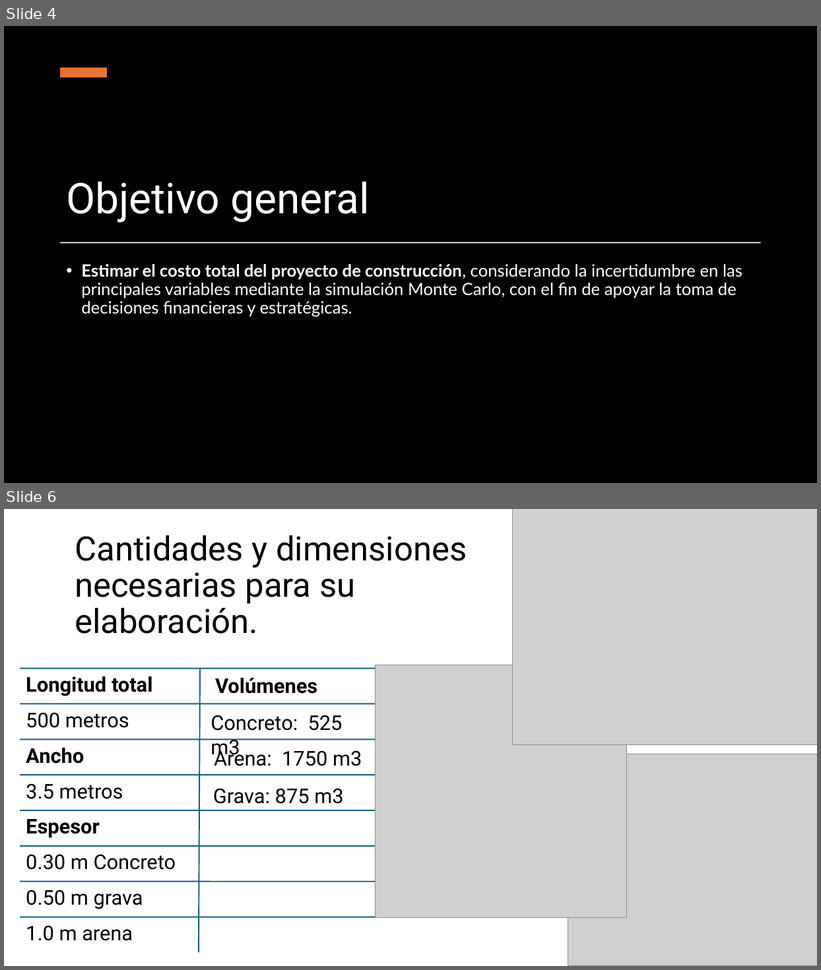
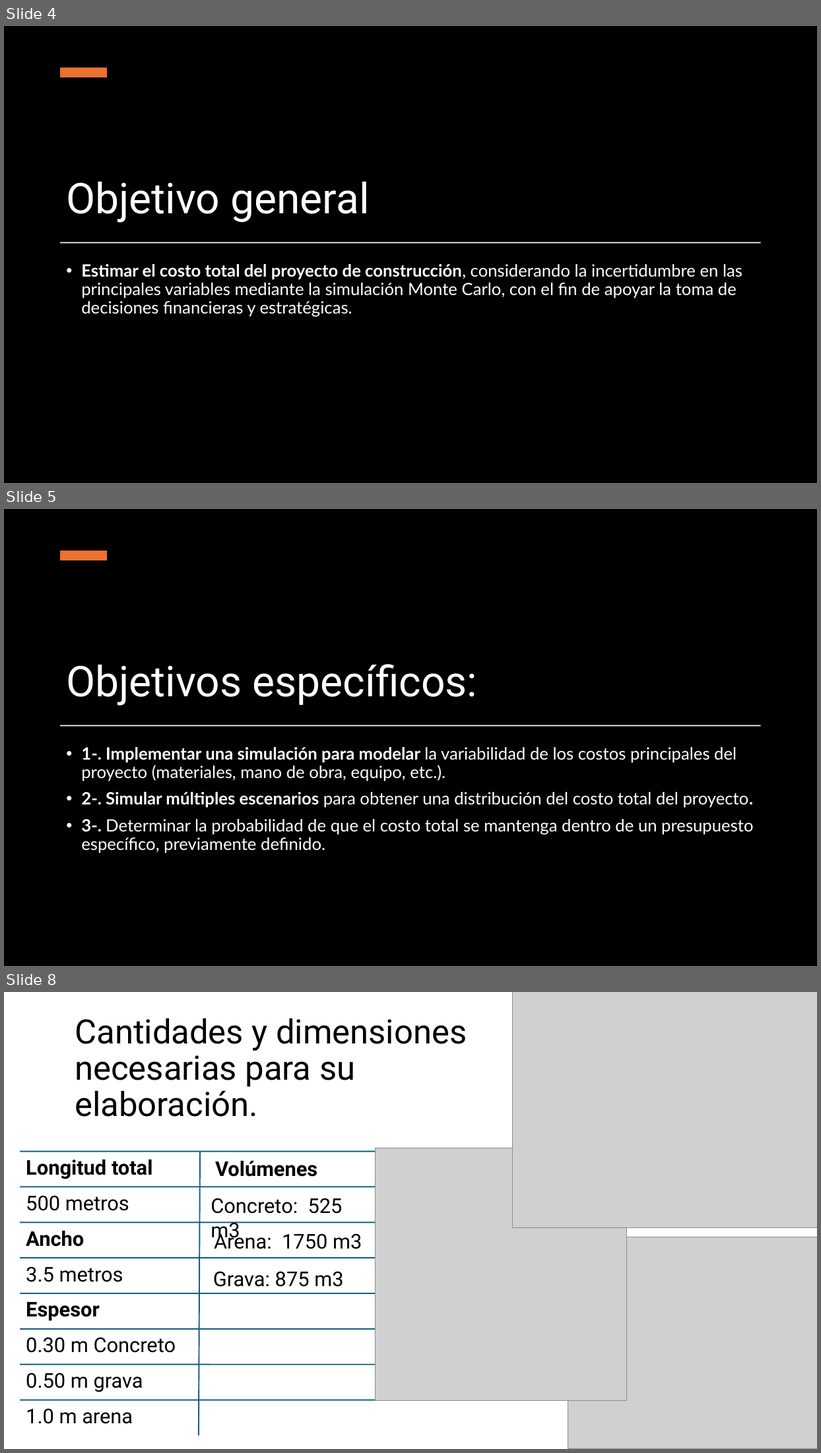
Before and after one commit to santi-padi/Proyecto-simulaci-n-Monte-Carlo, a slide deck: Proyectomodulo2_LopezM_PadillaA_OrozcoJ..pptx. Shown one above the other, each under a label of ours: slides 4 and 6 before the commit, slides 4, 5 and 8 after it; the slides between them are not shown. The pictures are 821x970 and 821x1453 pixels, drawn with LibreOffice and Linux fonts; fonts in the diff are those of the drawing; grey boxes stand for pictures; background and template pictures are left out; a plain dark background stands for a picture behind light text. Boxes give left, top, right and bottom in pixels: in the first picture for what was removed or moved away, otherwise in the second. Text is boxed around its words. In the diff, an @@ line names an element or a change of style, - is before the commit and + after.

```diff
--- a/Proyectomodulo2_LopezM_PadillaA_OrozcoJ..pptx
+++ b/Proyectomodulo2_LopezM_PadillaA_OrozcoJ..pptx
@@ slide 5 added at [4, 509, 817, 966], background picture (left out) @@
@@ rectangle added at [4, 509, 817, 966], fill #000000 @@
@@ rectangle added at [60, 551, 108, 560], fill #E97132 @@
@@ title added at [66, 664, 478, 706], 50 pt, text #FFFFFF @@
+Objetivos específicos:
@@ rectangle added at [60, 725, 761, 726], fill #FFFFFF @@
@@ text added at [81, 747, 754, 854], 20 pt, text #FFFFFF @@
+• 1-. Implementar una simulación para modelar la variabilidad de los costos principales del proyecto (materiales, mano de obra, equipo, etc.).
+• 2-. Simular múltiples escenarios para obtener una distribución del costo total del proyecto.
+• 3-. Determinar la probabilidad de que el costo total se mantenga dentro de un presupuesto específico, previamente definido.
@@ what was slide 6 is now slide 8 @@
```
Also in this commit, not shown: 3 slides changed, 7 other slides added, 1 slide removed.
